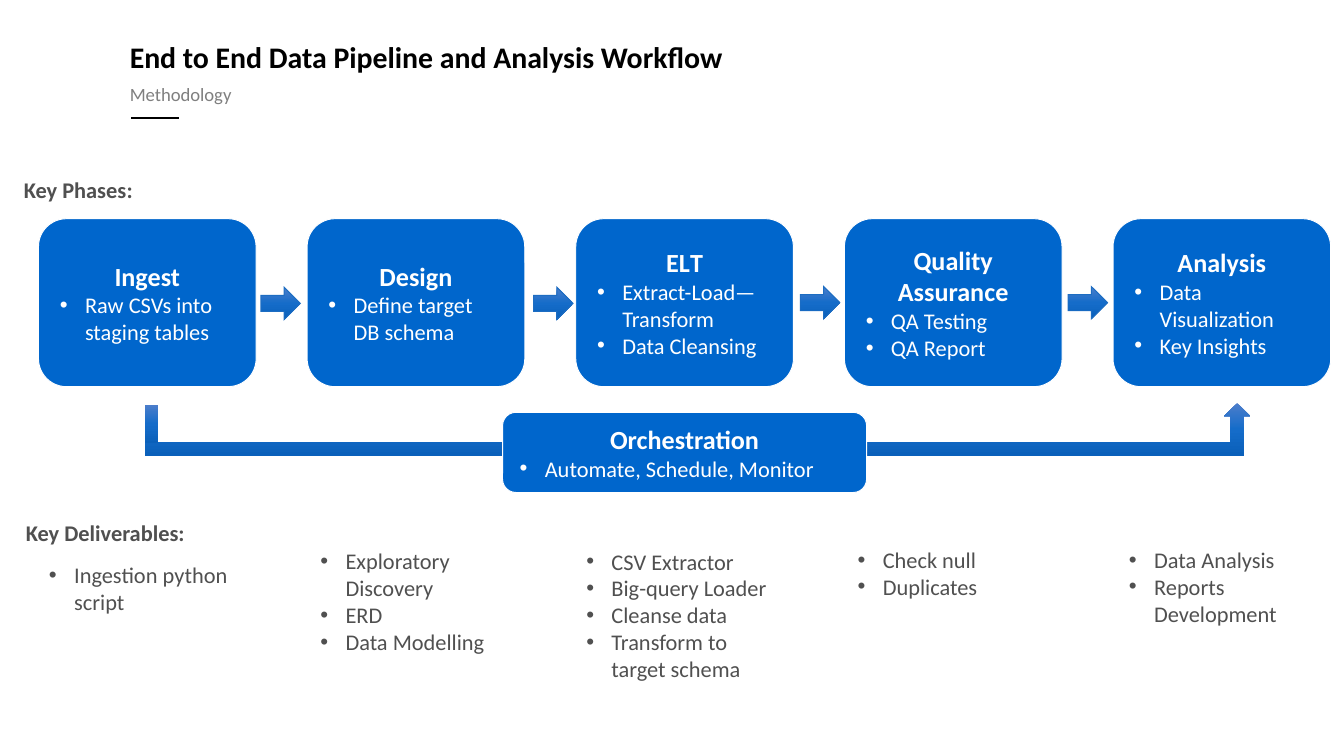
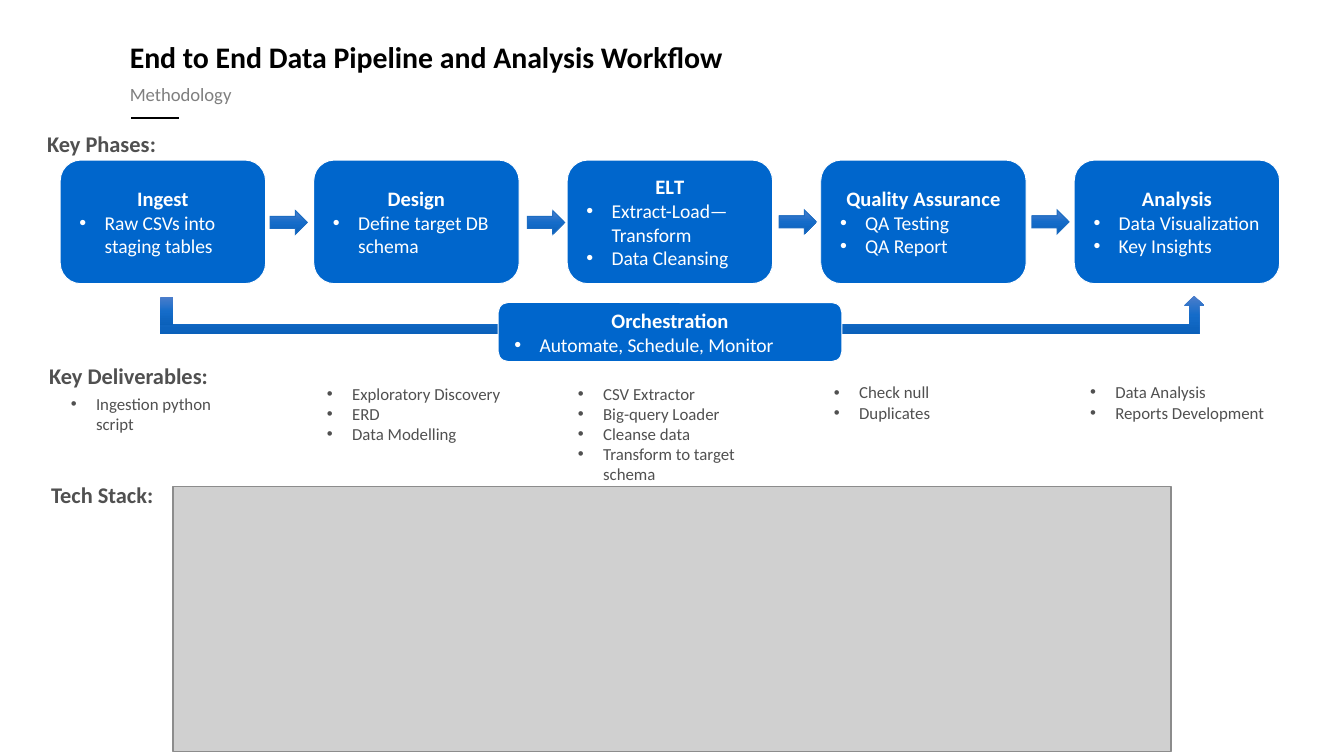
Before and after one commit to lexman29125/5m-data-m2-project, a slide deck: slide 4 of Presentation/e2e_data_pipeline_workflow_v1.pptx. Drawn at 1344x756 pixels with LibreOffice and Linux fonts; fonts in the diff are those of the drawing; grey boxes stand for pictures; background and template pictures are left out. Boxes give left, top, right and bottom in pixels: in the first picture for what was removed or moved away, otherwise in the second. Text is boxed around its words. In the diff, an @@ line names an element or a change of style, - is before the commit and + after.

Commit message:
Update PPT with slide4-5 changes

```diff
--- a/Presentation/e2e_data_pipeline_workflow_v1.pptx
+++ b/Presentation/e2e_data_pipeline_workflow_v1.pptx
@@ text "Key Phases:": place and size @@
-text "Key Phases:" at <box>24,182,132,202</box>
+text "Key Phases:" at <box>47,136,156,156</box>
@@ rounded rectangle "Ingest": place and size @@
-rounded rectangle "Ingest" at <box>39,219,257,387</box>
+rounded rectangle "Ingest" at <box>60,160,266,284</box>
@@ rounded rectangle "Ingest" at <box>60,160,266,284</box>: size 14 to 11 pt in "Ingest"; size 12 to 10.5 pt in "Raw CSVs into staging tables" @@
@@ rounded rectangle "Design": place and size @@
-rounded rectangle "Design" at <box>308,219,526,387</box>
+rounded rectangle "Design" at <box>313,160,519,284</box>
@@ rounded rectangle "Design" at <box>313,160,519,284</box>: size 14 to 11 pt in "Design"; size 12 to 10.5 pt in "Define target DB schema" @@
@@ rounded rectangle "ELT": place and size @@
-rounded rectangle "ELT" at <box>575,219,793,387</box>
+rounded rectangle "ELT" at <box>567,160,773,284</box>
@@ rounded rectangle "ELT" at <box>567,160,773,284</box>: size 14 to 11 pt in "ELT"; size 12 to 10.5 pt @@
@@ rounded rectangle "Quality Assurance": place and size @@
-rounded rectangle "Quality Assurance" at <box>844,219,1062,387</box>
+rounded rectangle "Quality Assurance" at <box>821,160,1027,284</box>
@@ rounded rectangle "Quality Assurance" at <box>821,160,1027,284</box>: size 14 to 11 pt in "Quality Assurance"; size 12 to 10.5 pt in "QA Testing", "QA Report" @@
@@ rounded rectangle "Analysis": place and size @@
-rounded rectangle "Analysis" at <box>1113,219,1331,387</box>
+rounded rectangle "Analysis" at <box>1074,160,1279,284</box>
@@ rounded rectangle "Analysis" at <box>1074,160,1279,284</box>: size 14 to 11 pt in "Analysis"; size 12 to 10.5 pt in "Data Visualization", "Key Insights" @@
@@ right arrow: place and size @@
-right arrow at <box>261,288,300,320</box>
+right arrow at <box>270,211,308,235</box>
@@ right arrow: place and size @@
-right arrow at <box>534,288,573,320</box>
+right arrow at <box>527,211,564,235</box>
@@ right arrow: place and size @@
-right arrow at <box>800,286,839,319</box>
+right arrow at <box>780,210,817,234</box>
@@ right arrow: place and size @@
-right arrow at <box>1068,286,1107,319</box>
+right arrow at <box>1032,210,1070,234</box>
@@ bent up arrow: place and size @@
-bent up arrow at <box>145,403,1251,456</box>
+bent up arrow at <box>160,296,1203,335</box>
@@ rectangle: place and size @@
-rectangle at <box>145,405,159,444</box>
+rectangle at <box>160,297,173,325</box>
@@ rounded rectangle "Orchestration": place and size @@
-rounded rectangle "Orchestration" at <box>503,413,867,493</box>
+rounded rectangle "Orchestration" at <box>499,302,843,362</box>
@@ rounded rectangle "Orchestration" at <box>499,302,843,362</box>: size 14 to 11 pt in "Orchestration"; size 12 to 10.5 pt in "Automate, Schedule, Monitor" @@
@@ text "Key Deliverables:": place and size @@
-text "Key Deliverables:" at <box>26,525,184,545</box>
+text "Key Deliverables:" at <box>49,368,208,388</box>
@@ text "Ingestion python script": place and size @@
-text "Ingestion python script" at <box>74,567,228,614</box>
+text "Ingestion python script" at <box>96,398,211,433</box>
@@ text "Exploratory Discovery": place and size @@
-text "Exploratory Discovery" at <box>346,553,484,654</box>
+text "Exploratory Discovery" at <box>352,388,500,443</box>
@@ text "CSV Extractor": place and size @@
-text "CSV Extractor" at <box>611,555,767,681</box>
+text "CSV Extractor" at <box>603,389,735,480</box>
@@ text "Check null": place and size @@
-text "Check null" at <box>883,552,977,599</box>
+text "Check null" at <box>859,386,930,422</box>
@@ size 12 to 9 pt in 5 elements at <box>96,398,211,433</box>, <box>352,388,500,443</box>, <box>603,389,735,480</box>, <box>859,386,930,422</box>, <box>1115,386,1264,422</box> @@
@@ text "Data Analysis": place and size @@
-text "Data Analysis" at <box>1154,552,1276,626</box>
+text "Data Analysis" at <box>1115,386,1264,422</box>
@@ text added at <box>51,487,153,503</box>, 12 pt, text #505050, bold @@
+Tech Stack:
@@ picture added at <box>173,487,1172,751</box> @@
```
Also in this commit, not shown: 1 other slide changed.
